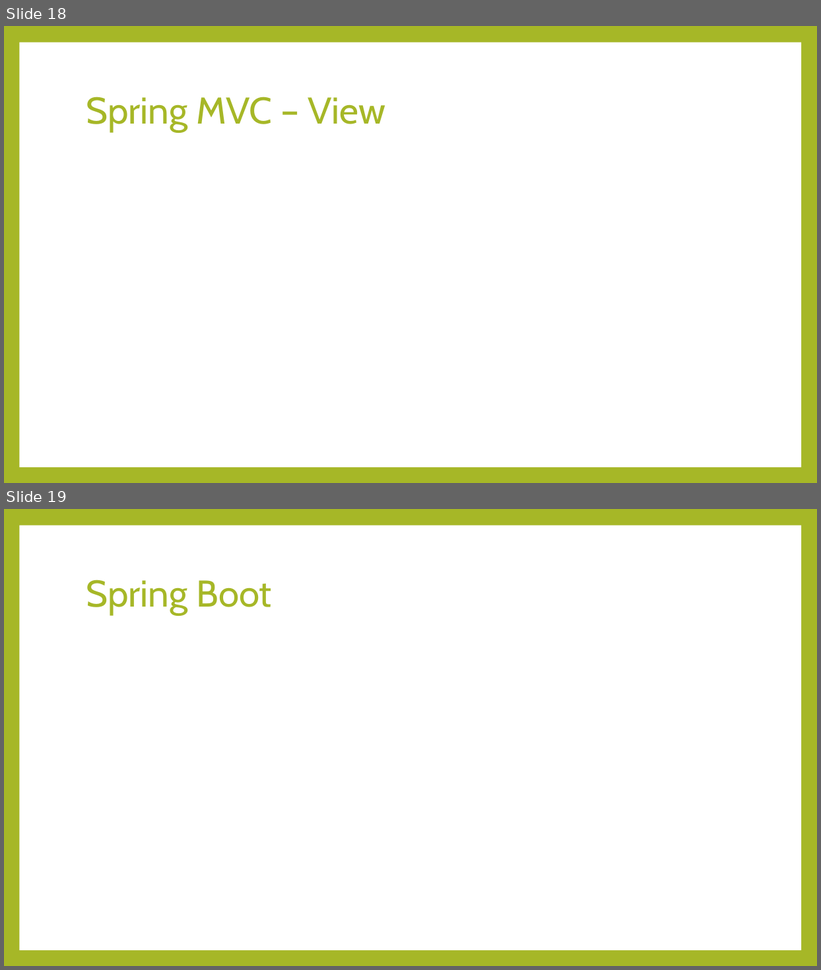
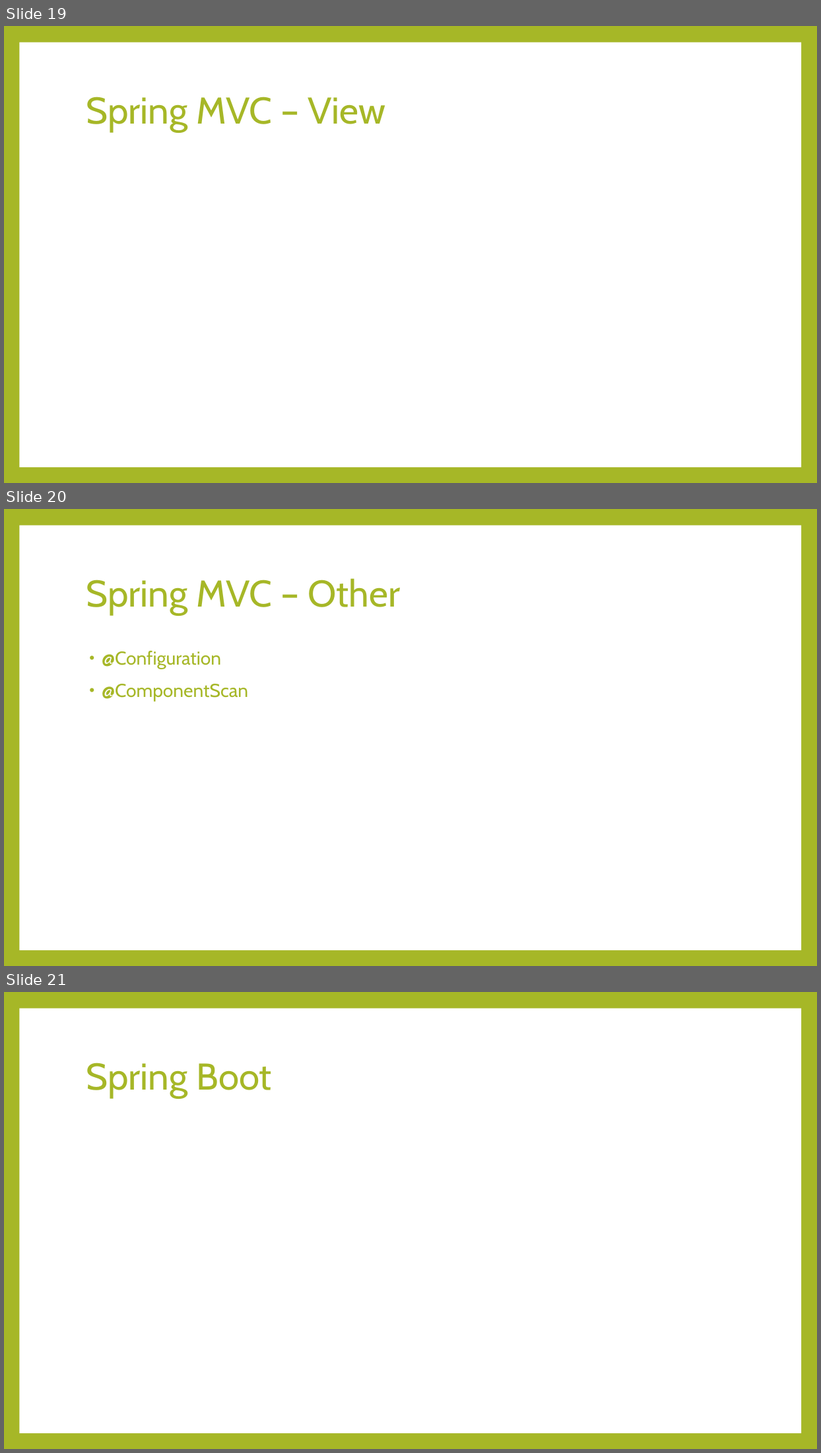
Before and after one commit to thaolt007/spring-doc, a slide deck: Spring.pptx. Shown one above the other, each under a label of ours: slides 18 and 19 before the commit, slides 19, 20 and 21 after it. The pictures are 821x970 and 821x1453 pixels, drawn with LibreOffice and Linux fonts; fonts in the diff are those of the drawing. Boxes give left, top, right and bottom in pixels: in the first picture for what was removed or moved away, otherwise in the second. Text is boxed around its words. In the diff, an @@ line names an element or a change of style, - is before the commit and + after.

Commit message:
spring mvc continute

```diff
--- a/Spring.pptx
+++ b/Spring.pptx
@@ slide 20 added at (x1=4, y1=509, x2=817, y2=966), background #A6B727; not listed: 1 template element that a slide beside it also shows @@
@@ title added at (x1=86, y1=578, x2=400, y2=615), 44 pt, text #A6B727 @@
+Spring MVC – Other
@@ text added at (x1=102, y1=651, x2=248, y2=701), 22 pt, text #A6B727 @@
+• @Configuration
+• @ComponentScan
@@ what was slide 18 is now slide 19 @@
@@ what was slide 19 is now slide 21 @@
```
Also in this commit, not shown: 11 slides changed, 1 other slide added, 2 other files.
